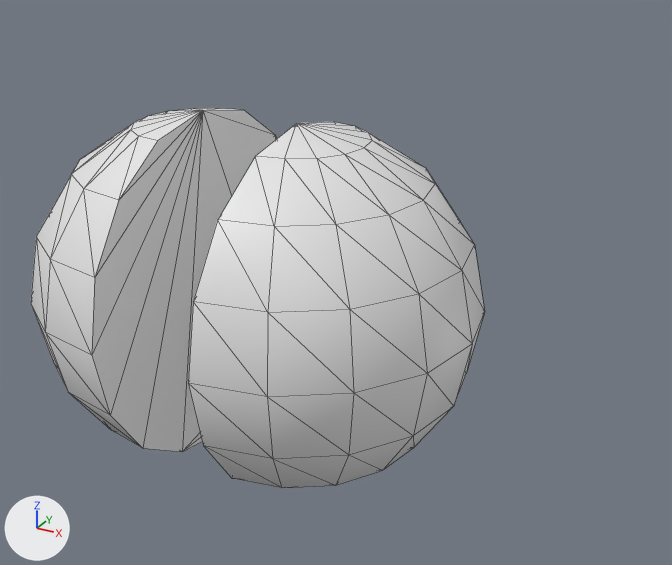
The FBX model build/1open.fbx, before and after one commit.
Rendered twice from a camera (50 mm lens) standing at (8.05, -11.94, 6.45) and looking at (1.46, 0.03, 0.46). Arrows for +X, +Y and +Z are at lower left; the lights stay in place. Mesh edges are drawn as thin lines.

The older version as bpy lines, for what is in view:
```python
me_mesh = bpy.data.meshes.new('Mesh')
me_mesh.from_pydata(...)  # a UV sphere (9 segments, 8 rings, poles along z) spanning x -3.88..-0.88, y -4.09..1.91, z -3.0..3.0; a UV sphere (9 segments, 8 rings, poles along z) spanning x 0.86..3.86, y -4.07..1.93, z -3.0..3.0
ob_object001 = bpy.data.objects.new('Object001', me_mesh)
ob_object001.location = (-0.02, 1.0, 0.0)
```
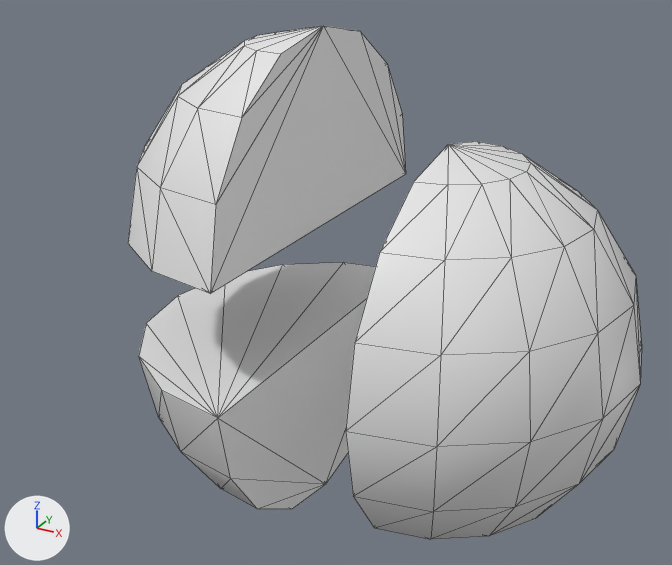
Pixel boxes (x1, y1, x2, y2) of what changed, in the pictures (672 x 565 px):
'Object001', reshaped, moved, turned, rescaled: before (31, 108, 485, 488); after (128, 26, 641, 539)
part 1 of me_mesh, rebuilt: before (188, 122, 485, 488); after (139, 262, 376, 510)
part 2 of me_mesh, added: after (128, 26, 406, 294)

Edits to the bpy script that builds the scene:
```text
Change me_mesh:
    used by ob_object001; location = (-0.02, 1.0, 0.0)
    remove me_mesh.from_pydata(...)  # 130 vertices, 252 faces; spans x -3.88..3.86, y -4.09..1.93, z -3.0..3.0
    add me_mesh.from_pydata(...)  # 139 vertices, 266 faces; spans x -3.88..4.11, y -4.09..1.91, z -3.41..4.47
    me_mesh part 1: the loose piece of 65 vertices spanning x 0.86..3.86, y -4.07..1.93, z -3.0..3.0 is rebuilt with 37 vertices and now spans x 1.11..4.11, y -4.09..1.91, z -3.41..-0.41
    me_mesh part 2: a new loose piece of 37 vertices spanning x 1.11..4.11, y -4.09..1.91, z 1.47..4.47
Change ob_object001:
    ob_object001.location: (-0.02, 1.0, 0.0) -> (2.43, 1.0, 0.0)
    ob_object001.rotation_euler: (0.0, 0.0, 0.0) -> (-3.142, 0.0, 0.0)  # degrees (0, 0, 0) -> degrees (-180, 0, 0)
    ob_object001.scale: (1.0, 1.0, 1.0) -> (-1.0, -1.0, -1.0)
```
